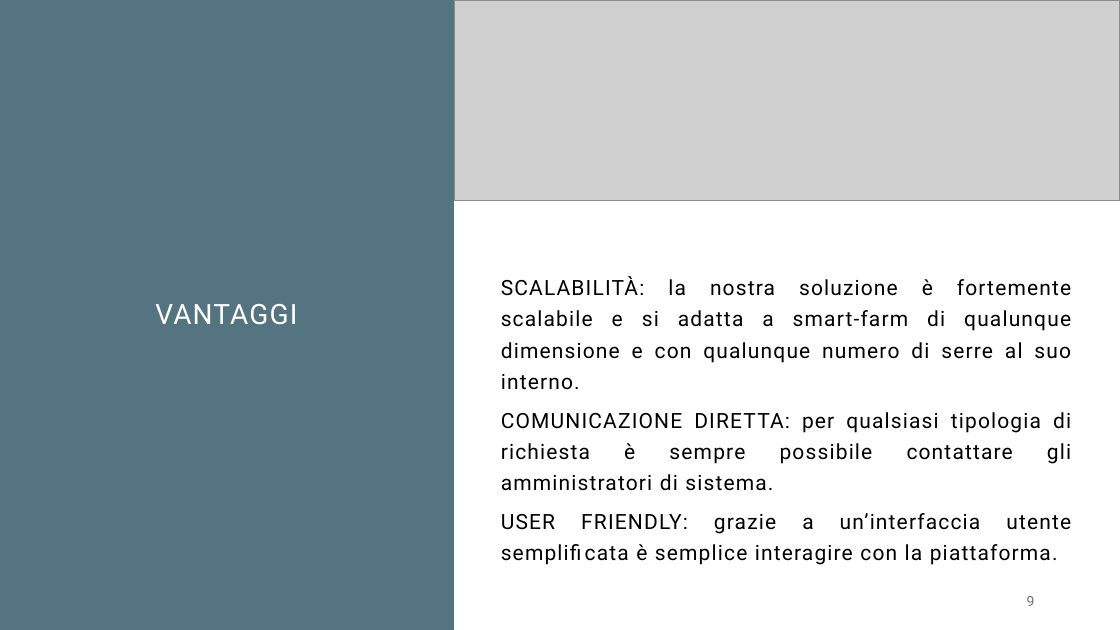
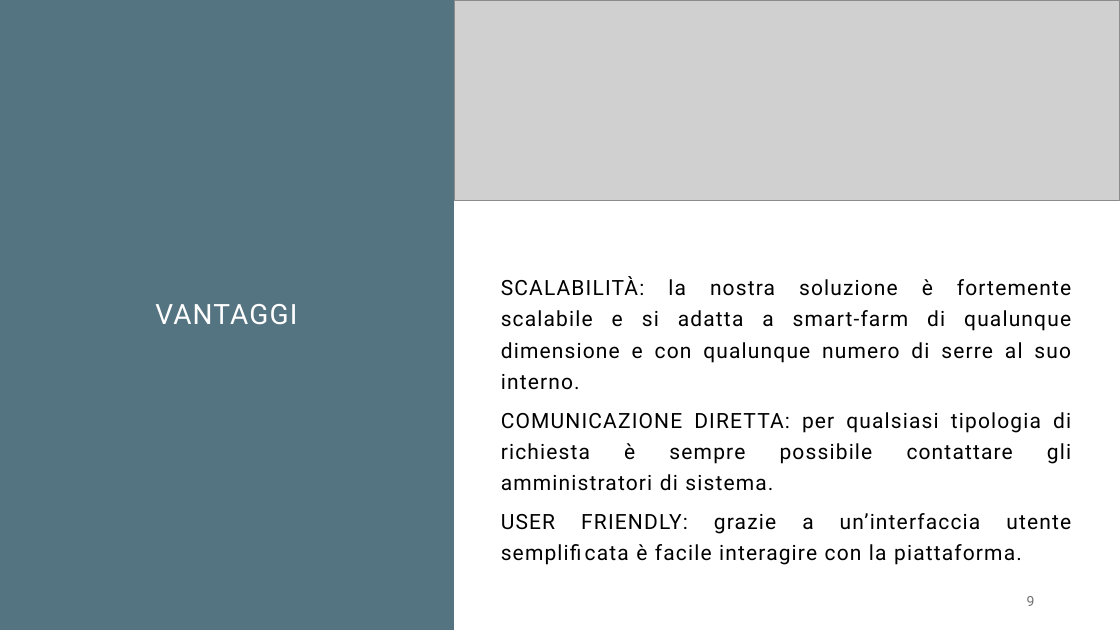
Before and after one commit to eliafelletti/smart-farm-laravel, a slide deck: slide 9 of Presentazione_Farming-Evolution.pptx. Drawn at 1120x630 pixels with LibreOffice and Linux fonts; fonts in the diff are those of the drawing; grey boxes stand for pictures. Boxes give left, top, right and bottom in pixels: in the first picture for what was removed or moved away, otherwise in the second. Text is boxed around its words. In the diff, an @@ line names an element or a change of style, - is before the commit and + after.

Commit message:
Fix pro presentazione progetto

```diff
--- a/Presentazione_Farming-Evolution.pptx
+++ b/Presentazione_Farming-Evolution.pptx
@@ text at (x1=501, y1=513, x2=1071, y2=565): text changed @@
-USER FRIENDLY: grazie a un’interfaccia utente semplificata è semplice interagire con la piattaforma.
+USER FRIENDLY: grazie a un’interfaccia utente semplificata è facile interagire con la piattaforma.
```
Also in this commit, not shown: 3 other files.
